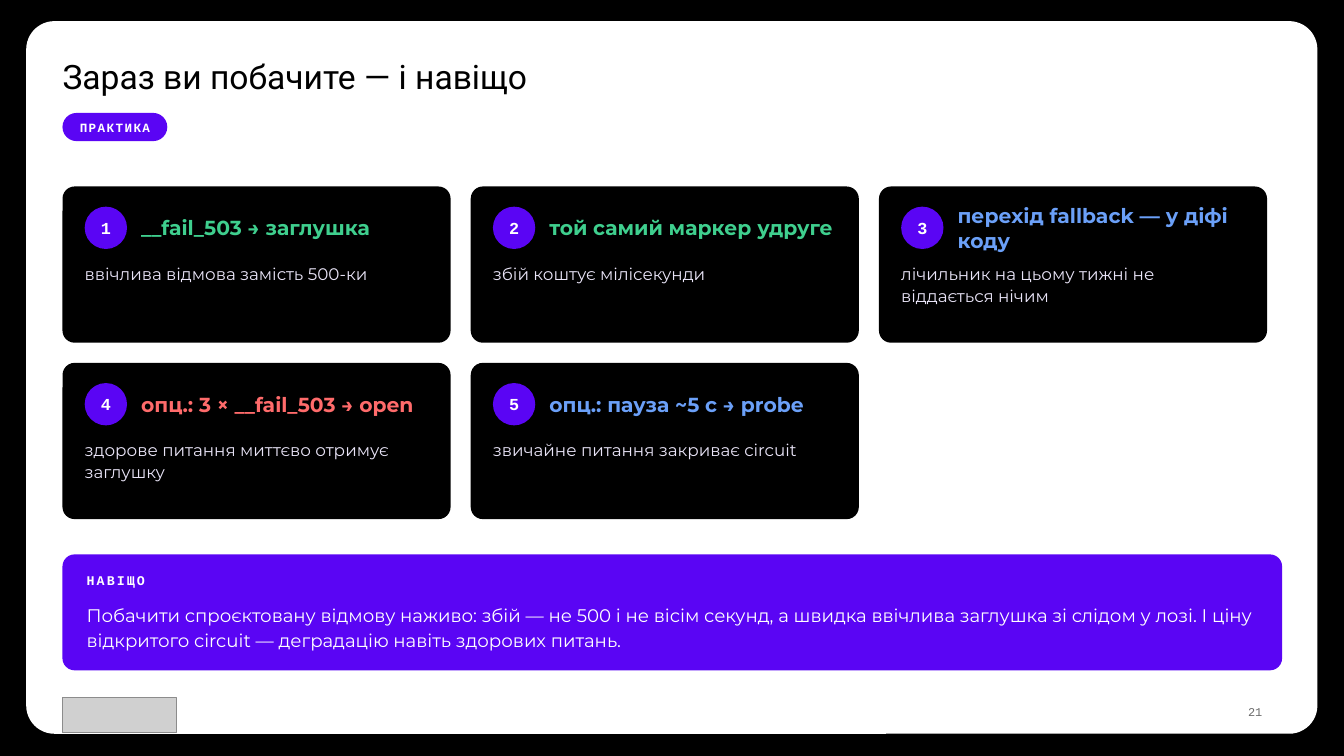
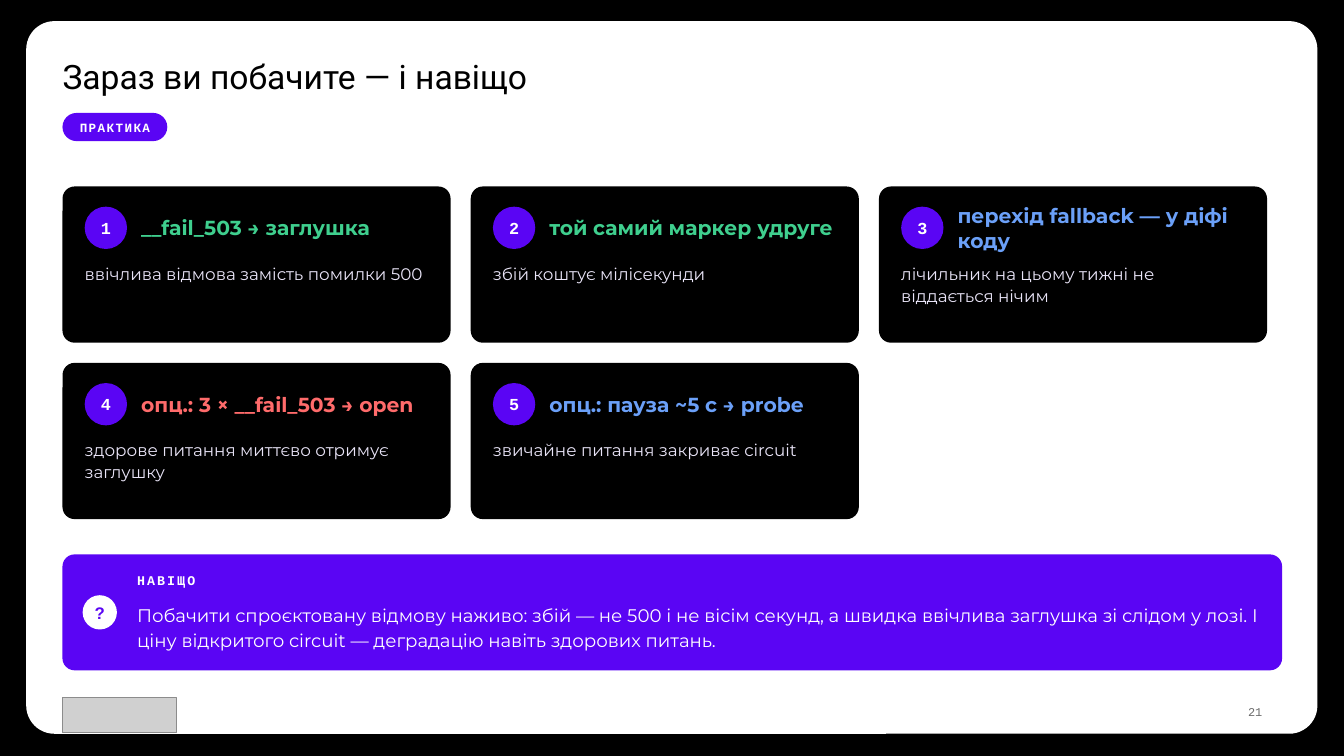
Before and after one commit to TarasFedorenkoFTV/llmops-bootcamp, a slide deck: slide 21 of docs/decks/L07.pptx. Drawn at 1344x756 pixels with LibreOffice and Linux fonts; fonts in the diff are those of the drawing; grey boxes stand for pictures; background and template pictures are left out. Boxes give left, top, right and bottom in pixels: in the first picture for what was removed or moved away, otherwise in the second. Text is boxed around its words. In the diff, an @@ line names an element or a change of style, - is before the commit and + after.

```diff
--- a/docs/decks/L07.pptx
+++ b/docs/decks/L07.pptx
@@ text at (x1=85, y1=267, x2=423, y2=282): text changed @@
-ввічлива відмова замість 500-ки
+ввічлива відмова замість помилки 500
@@ text "НАВІЩО" moved from (x1=87, y1=576, x2=145, y2=588) to (x1=137, y1=576, x2=195, y2=588) @@
@@ ellipse added at (x1=83, y1=596, x2=117, y2=630), fill #FFFFFF @@
@@ text added at (x1=83, y1=596, x2=117, y2=630), 12 pt, text #5A05F4, bold @@
+?
@@ text "Побачити спроєктовану відмову наживо: збій ..." rewrapped from (x1=87, y1=608, x2=1252, y2=651) to (x1=137, y1=608, x2=1258, y2=651) @@
```
Also in this commit, not shown: 11 other slides changed, 33 other files.
